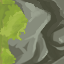
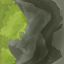
Comparing the layer stacks of the two 64 × 64 images. Changes:
painted on "Ebene 1" over [11, 0, 64, 64]
